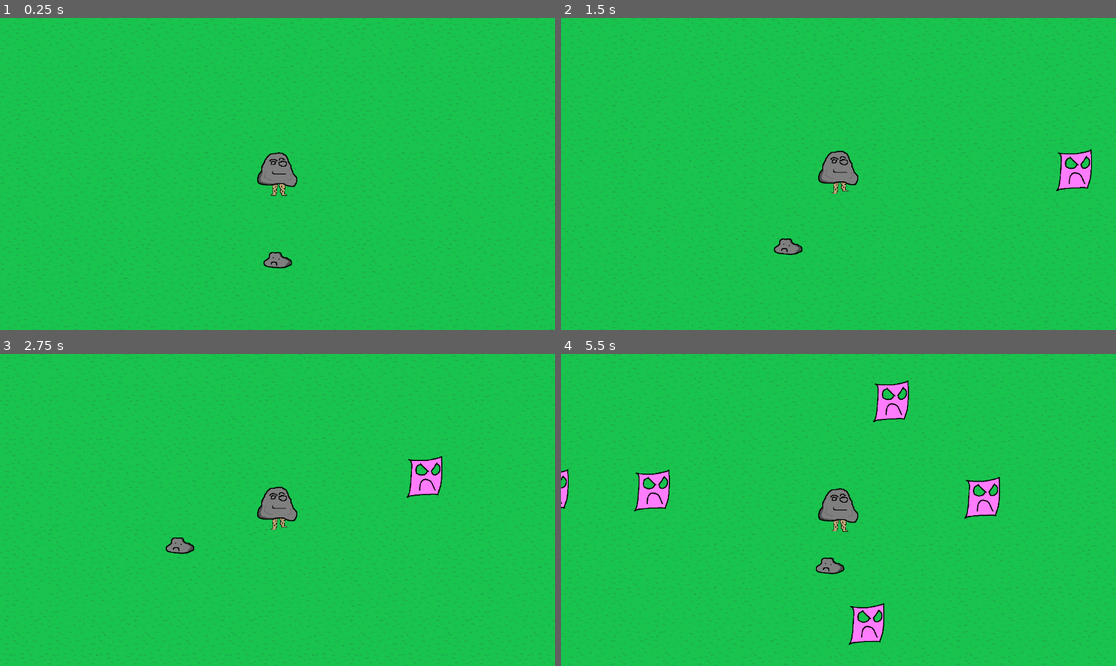
Above: before the commit, frames 1-4 (two rows, left to right).
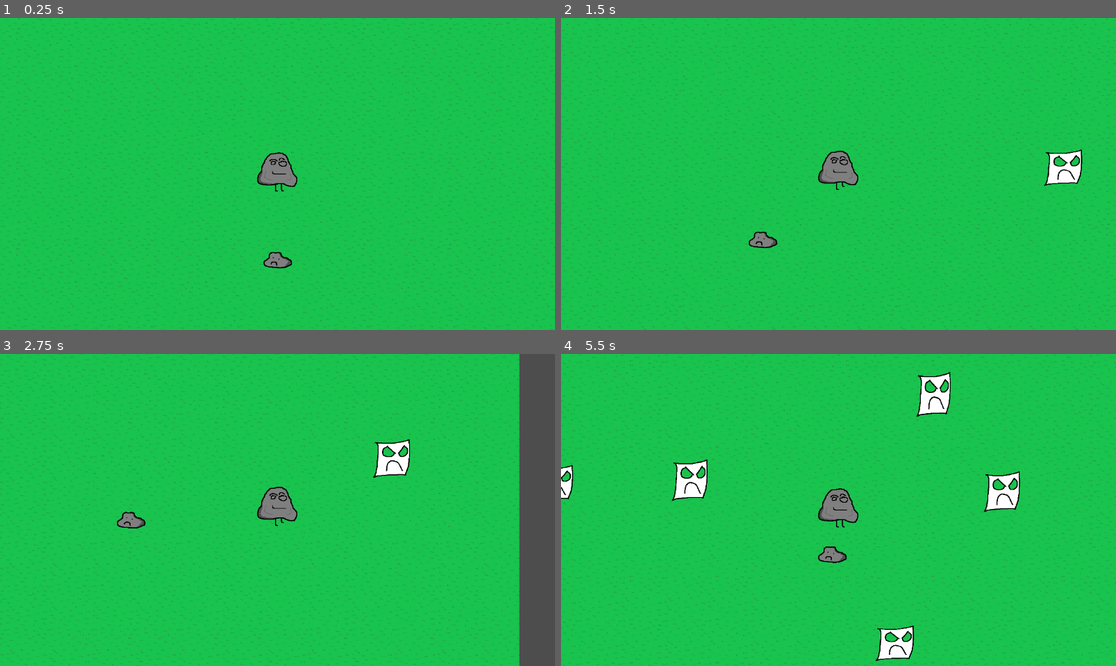
Above: after the commit, the same moments.

Repository: Groidling/Tiny-Game-RPS
Game: Godot game, scene res://Main/Main.tscn
Same seed, same stepped clock (60 frames per second), same inputs: the game is played once before the commit and once after it.
Inputs:
- Up to frame 1 (0.25 s): no input
- Up to frame 2 (1.5 s): tap Enter at 0.5 s; hold Right (right) 0.53-1.28 s; hold Down (down) from 1.28 s (still down)
- Up to frame 3 (2.75 s): release Down (down) at 2.03 s; hold Right (right) from 2.03 s (still down)
- Up to frame 4 (5.5 s): release Right (right) at 2.78 s; hold Up (up) 2.78-3.53 s; hold Left (left) 3.53-5.03 s; hold Down (down) from 5.03 s (still down)

The runs differ from the first frame. In frame 1, less than 0.1% of the frame differs, in the area x 48-52%, y 53-58%; in frame 2, 5.4%; in frame 3, 12%, in the area x 0-100%, y 0-100%; in frame 4, 9.3%.

Commit message:
Paper animation
paper animation
reworked scissor files

Diff:
--- a/Character/Rock.tscn
+++ b/Character/Rock.tscn
@@ -1,8 +1,8 @@
 [gd_scene load_steps=11 format=3 uid="uid://4ska7tq8a0x4"]
 
 [ext_resource type="Script" uid="uid://d02n2esl34cog" path="res://Character/rock.gd" id="1_abyt7"]
-[ext_resource type="Texture2D" uid="uid://ctlougolf1eca" path="res://Character/Rock Legs/Muscle Legs/Left Muscle Leg.png" id="2_gy6y1"]
-[ext_resource type="Texture2D" uid="uid://djkxw2vki5suo" path="res://Character/Rock Legs/Muscle Legs/Right Muscle Leg.png" id="3_n8yrp"]
+[ext_resource type="Texture2D" uid="uid://p2c6vvbtknct" path="res://Character/Rock Legs/Basic Rock Legs/Left Leg.png" id="2_5fu52"]
+[ext_resource type="Texture2D" uid="uid://bcbtm5qk8b1ww" path="res://Character/Rock Legs/Basic Rock Legs/Right Leg.png" id="3_gy6y1"]
 [ext_resource type="Texture2D" uid="uid://dei643s18cmv1" path="res://Character/Rock Bodies/Grey Rock Body.png" id="4_gy6y1"]
 [ext_resource type="Texture2D" uid="uid://xq4eb3a8sa2s" path="res://Character/Rock Faces/Rock Face Alt 0.png" id="5_gy6y1"]
 
@@ -120,9 +120,8 @@
 &"Walk Animation": SubResource("Animation_n8yrp")
 }
 
-[sub_resource type="CapsuleShape2D" id="CapsuleShape2D_5fu52"]
-radius = 78.0
-height = 156.0
+[sub_resource type="CircleShape2D" id="CircleShape2D_gy6y1"]
+radius = 87.0517
 
 [node name="Rock" type="CharacterBody2D"]
 script = ExtResource("1_abyt7")
@@ -160,10 +159,10 @@
 }
 
 [node name="Left_Leg_sprite" type="Sprite2D" parent="."]
-texture = ExtResource("2_gy6y1")
+texture = ExtResource("2_5fu52")
 
 [node name="Right_Leg_sprite" type="Sprite2D" parent="."]
-texture = ExtResource("3_n8yrp")
+texture = ExtResource("3_gy6y1")
 
 [node name="Rock_Body_Sprite" type="Sprite2D" parent="."]
 position = Vector2(0, -26)
@@ -174,5 +173,5 @@
 texture = ExtResource("5_gy6y1")
 
 [node name="CollisionShape2D" type="CollisionShape2D" parent="."]
-position = Vector2(-1, 0)
-shape = SubResource("CapsuleShape2D_5fu52")
+position = Vector2(-5, -27)
+shape = SubResource("CircleShape2D_gy6y1")
--- a/Character/rock.gd
+++ b/Character/rock.gd
@@ -1,6 +1,6 @@
 extends CharacterBody2D
 
-@export var speed = 400
+@export var speed = 600
 var spawn_time = 1
 var Spawn_amount = 1.0
 var input_direction
--- a/Enemies/Paper Enemy.tscn
+++ b/Enemies/Paper Enemy.tscn
@@ -1,19 +1,86 @@
-[gd_scene load_steps=4 format=3 uid="uid://dda2xd8oj03f2"]
+[gd_scene load_steps=7 format=3 uid="uid://dda2xd8oj03f2"]
 
 [ext_resource type="Script" uid="uid://bamqqrvfww46y" path="res://Enemies/paper_enemy.gd" id="1_aox6y"]
 [ext_resource type="Texture2D" uid="uid://bjohtlywjetx0" path="res://Enemies/Paper Enemies2.png" id="1_wpwxb"]
 
-[sub_resource type="RectangleShape2D" id="RectangleShape2D_wpwxb"]
-size = Vector2(149, 162.5)
+[sub_resource type="Animation" id="Animation_aox6y"]
+resource_name = "paper walk animation"
+length = 1.45
+loop_mode = 1
+tracks/0/type = "value"
+tracks/0/imported = false
+tracks/0/enabled = true
+tracks/0/path = NodePath("Sprite2D:position")
+tracks/0/interp = 1
+tracks/0/loop_wrap = true
+tracks/0/keys = {
+"times": PackedFloat32Array(0, 0.766667, 1, 1.13333, 1.2, 1.43333),
+"transitions": PackedFloat32Array(1, 1, 1, 1, 1, 0.999999),
+"update": 0,
+"values": [Vector2(0, 0), Vector2(0, 50), Vector2(0, -50), Vector2(0, 0), Vector2(0, 5), Vector2(0, 0)]
+}
+tracks/1/type = "value"
+tracks/1/imported = false
+tracks/1/enabled = true
+tracks/1/path = NodePath("Sprite2D:scale")
+tracks/1/interp = 1
+tracks/1/loop_wrap = true
+tracks/1/keys = {
+"times": PackedFloat32Array(0, 0.766667, 1, 1.13333, 1.2, 1.43333),
+"transitions": PackedFloat32Array(0.965937, 0.435275, 0.554785, 0.196146, 0.277392, 0.0544095),
+"update": 0,
+"values": [Vector2(1, 1), Vector2(1.1, 0.8), Vector2(0.95, 1.1), Vector2(1, 1), Vector2(1.1, 0.95), Vector2(1, 1)]
+}
+
+[sub_resource type="Animation" id="Animation_kntnl"]
+length = 0.001
+tracks/0/type = "value"
+tracks/0/imported = false
+tracks/0/enabled = true
+tracks/0/path = NodePath("Sprite2D:position")
+tracks/0/interp = 1
+tracks/0/loop_wrap = true
+tracks/0/keys = {
+"times": PackedFloat32Array(0),
+"transitions": PackedFloat32Array(1),
+"update": 0,
+"values": [Vector2(0, 0)]
+}
+tracks/1/type = "value"
+tracks/1/imported = false
+tracks/1/enabled = true
+tracks/1/path = NodePath("Sprite2D:scale")
+tracks/1/interp = 1
+tracks/1/loop_wrap = true
+tracks/1/keys = {
+"times": PackedFloat32Array(0),
+"transitions": PackedFloat32Array(1),
+"update": 0,
+"values": [Vector2(1, 1)]
+}
+
+[sub_resource type="AnimationLibrary" id="AnimationLibrary_8k8rk"]
+_data = {
+&"RESET": SubResource("Animation_kntnl"),
+&"paper walk animation": SubResource("Animation_aox6y")
+}
+
+[sub_resource type="CircleShape2D" id="CircleShape2D_aox6y"]
+radius = 89.0496
 
 [node name="PaperEnemy" type="CharacterBody2D"]
 script = ExtResource("1_aox6y")
 
+[node name="AnimationPlayer" type="AnimationPlayer" parent="."]
+libraries = {
+&"": SubResource("AnimationLibrary_8k8rk")
+}
+
 [node name="Sprite2D" type="Sprite2D" parent="."]
-modulate = Color(1, 0.486275, 1, 1)
 texture = ExtResource("1_wpwxb")
 offset = Vector2(73, -7)
 
 [node name="CollisionShape2D" type="CollisionShape2D" parent="."]
-position = Vector2(-81, 58)
-shape = SubResource("RectangleShape2D_wpwxb")
+position = Vector2(-77, 60)
+scale = Vector2(1.00001, 0.99999)
+shape = SubResource("CircleShape2D_aox6y")
--- a/Enemies/paper_enemy.gd
+++ b/Enemies/paper_enemy.gd
@@ -7,3 +7,7 @@
 func _physics_process(delta):
 	move_and_slide()
 	move_to_player()
+	if velocity != Vector2(0,0):
+		$AnimationPlayer.play("paper walk animation")
+	else:
+		$AnimationPlayer.stop()
--- a/Main/Main.tscn
+++ b/Main/Main.tscn
@@ -10,7 +10,7 @@
 
 [node name="Rock" parent="." instance=ExtResource("2_amygn")]
 
-[node name="RigidBody2D" type="RigidBody2D" parent="."]
+[node name="RigidBody2D" type="StaticBody2D" parent="."]
 position = Vector2(2, 511)
 
 [node name="Sprite2D" type="Sprite2D" parent="RigidBody2D"]
Binary file removed: Weapons/Scissors.png
Binary file added: Weapons/Scissors_Left.aseprite
Binary file added: Weapons/Scissors_Left.png
Not shown, changed: Weapons/Scissors_Left.png.import
Binary file added: Weapons/Scissors_OG.png
Not shown, added: Weapons/Scissors_OG.png.import
Binary file added: Weapons/Scissors_Right.aseprite
Binary file added: Weapons/Scissors_Right.png
Not shown, added: Weapons/Scissors_Right.png.import
